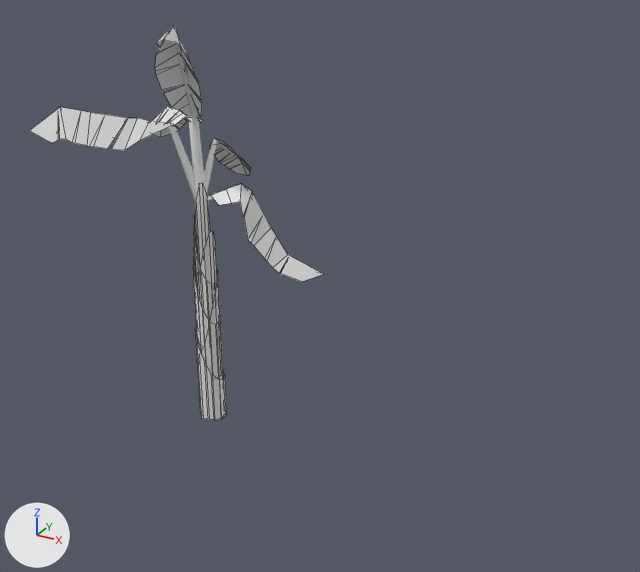
An edit to the FBX model Assets/3D Models/Environment/model/Pohon Pisang.fbx, drawn before and after from the same camera.
The view is the same before and after, from a camera (50 mm lens) standing at (11.05, -14.65, 11.29) and looking at (3.02, -0.06, 4.0). Every picture has the same lights, and +X, +Y and +Z are marked at lower left. Mesh edges are drawn as thin lines on the coarser meshes. Materials are left out; every surface is plain grey. Where no turn or scale is listed for an object, it has been applied to the vertices.
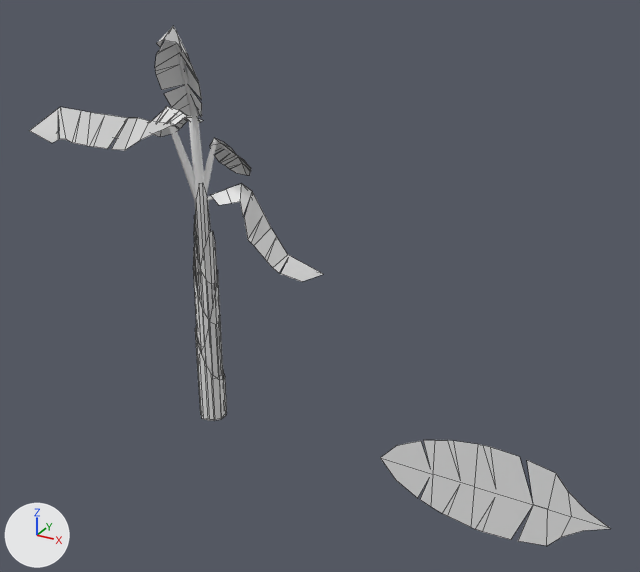
What changed in the scene script:
```text
Add me_plane:
    me_plane.from_pydata(...)  # 44 vertices, 16 faces; spans x -2.46..2.47, y 0.24, z -1.06..1.06
Add ob_plane:
    ob_plane = bpy.data.objects.new('Plane', me_plane)
    ob_plane.location = (6.82, 0.0, 0.07)
```

Boxes [x1, y1, x2, y2] around the edits, measured in the pictures (640 x 572 px):
'Plane', added
    after: [380, 440, 611, 546]
